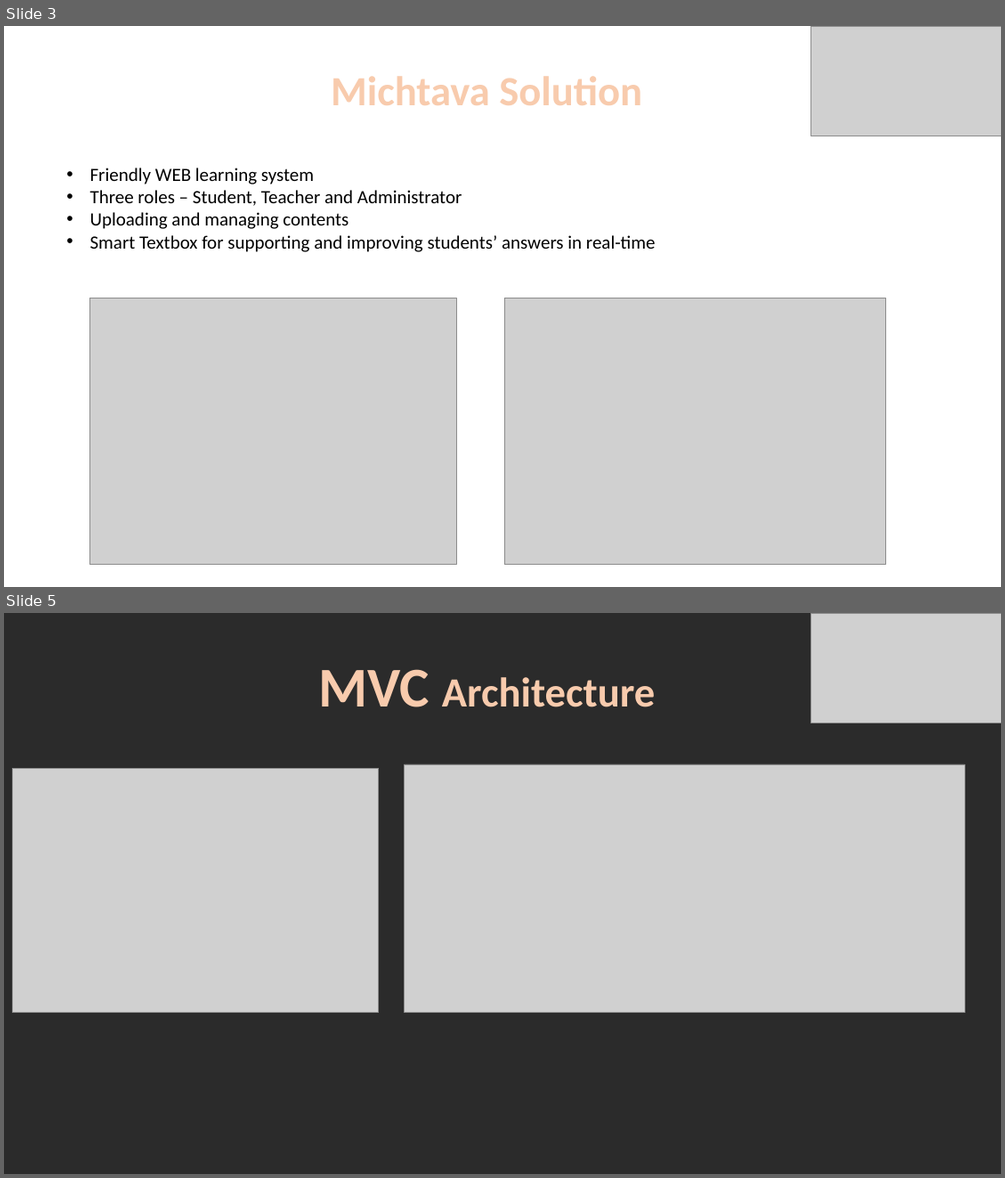
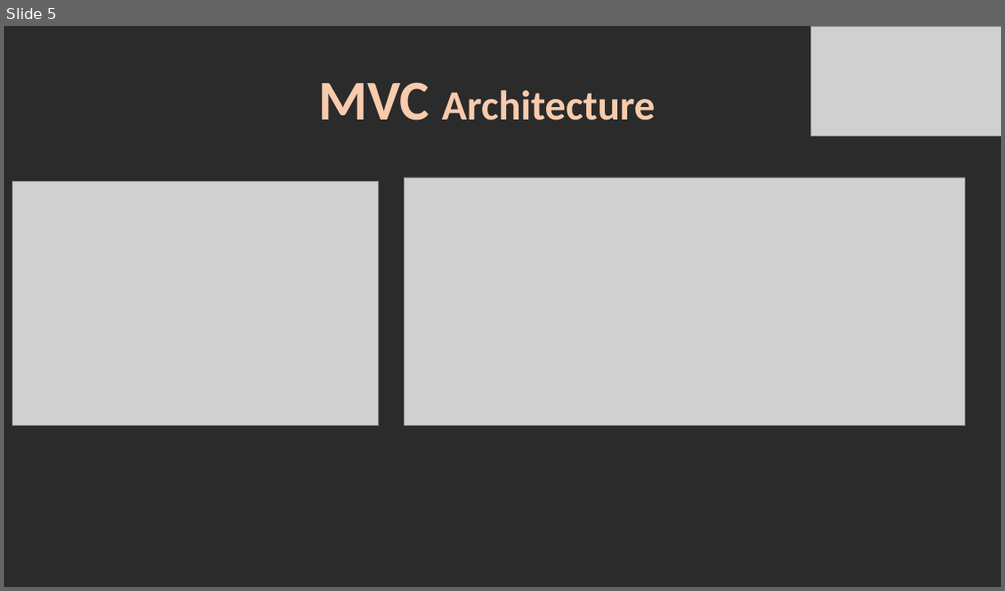
Before and after one commit to roypillar/Michtava, a slide deck: Michtava - Presentation.pptx. Shown one above the other, each under a label of ours: slides 3 and 5 before the commit, slide 5 after it; the slides between them are not shown. The pictures are 1005x1178 and 1005x591 pixels, drawn with LibreOffice and Linux fonts; fonts in the diff are those of the drawing; grey boxes stand for pictures; background and template pictures are left out; a plain dark background stands for a picture behind light text. Boxes give left, top, right and bottom in pixels: in the first picture for what was removed or moved away, otherwise in the second. Text is boxed around its words. In the diff, an @@ line names an element or a change of style, - is before the commit and + after.

```diff
--- a/Michtava - Presentation.pptx
+++ b/Michtava - Presentation.pptx
@@ slide 3 removed at (4, 26, 1001, 587), background picture (left out) @@
@@ picture removed at (811, 26, 1001, 136) @@
@@ text removed at (331, 76, 642, 105) @@
-Michtava Solution
@@ text removed at (90, 168, 655, 252) @@
-• Friendly WEB learning system
-• Three roles – Student, Teacher and Administrator
-• Uploading and managing contents
-• Smart Textbox for supporting and improving students’ answers in real-time
@@ picture removed at (90, 298, 456, 564) @@
@@ picture removed at (504, 298, 886, 564) @@
```
Also in this commit, not shown: 3 slides changed, 3 slides added, 2 other slides removed.
